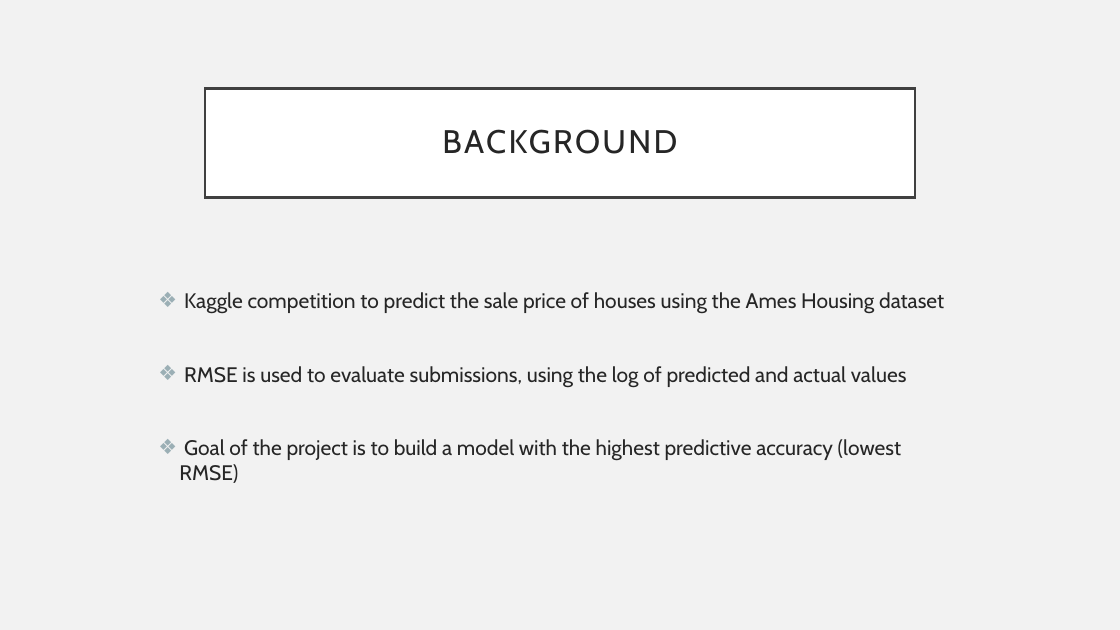
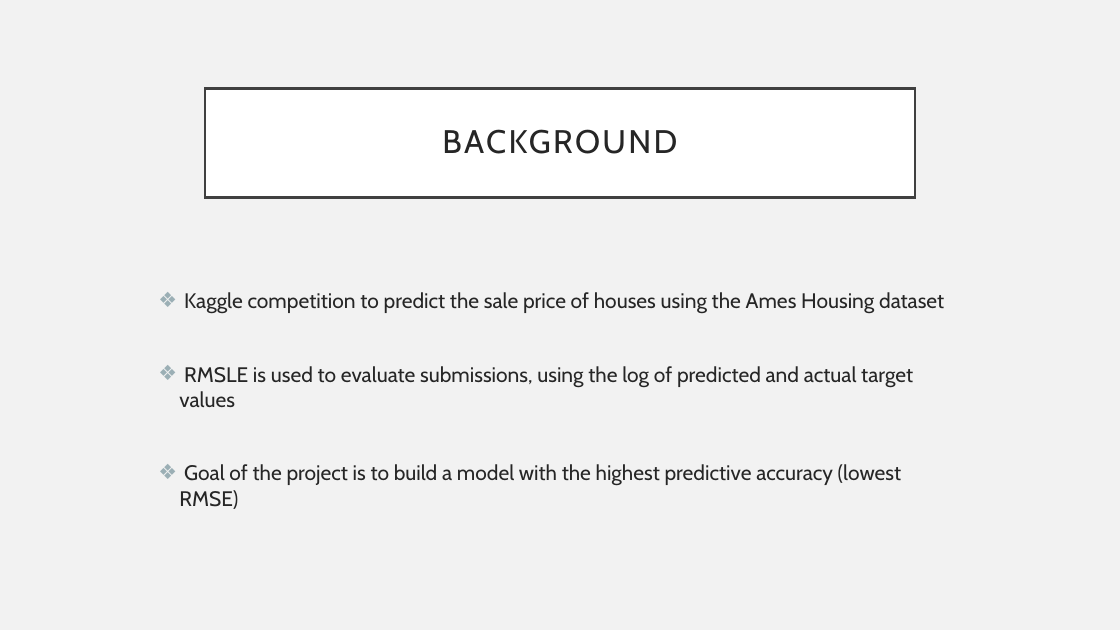
Before and after one commit to bbotzheim/ML_Kaggle_Competition_House_Prices, a slide deck: slide 2 of Project_Presentation.pptx. Drawn at 1120x630 pixels with LibreOffice and Linux fonts; fonts in the diff are those of the drawing. Boxes give left, top, right and bottom in pixels: in the first picture for what was removed or moved away, otherwise in the second. Text is boxed around its words. In the diff, an @@ line names an element or a change of style, - is before the commit and + after.

```diff
--- a/Project_Presentation.pptx
+++ b/Project_Presentation.pptx
@@ text at (179,366,913,407): text changed @@
-❖ RMSE is used to evaluate submissions, using the log of predicted and actual values
+❖ RMSLE is used to evaluate submissions, using the log of predicted and actual target values
```
Also in this commit, not shown: 5 other slides changed, 1 other file.
